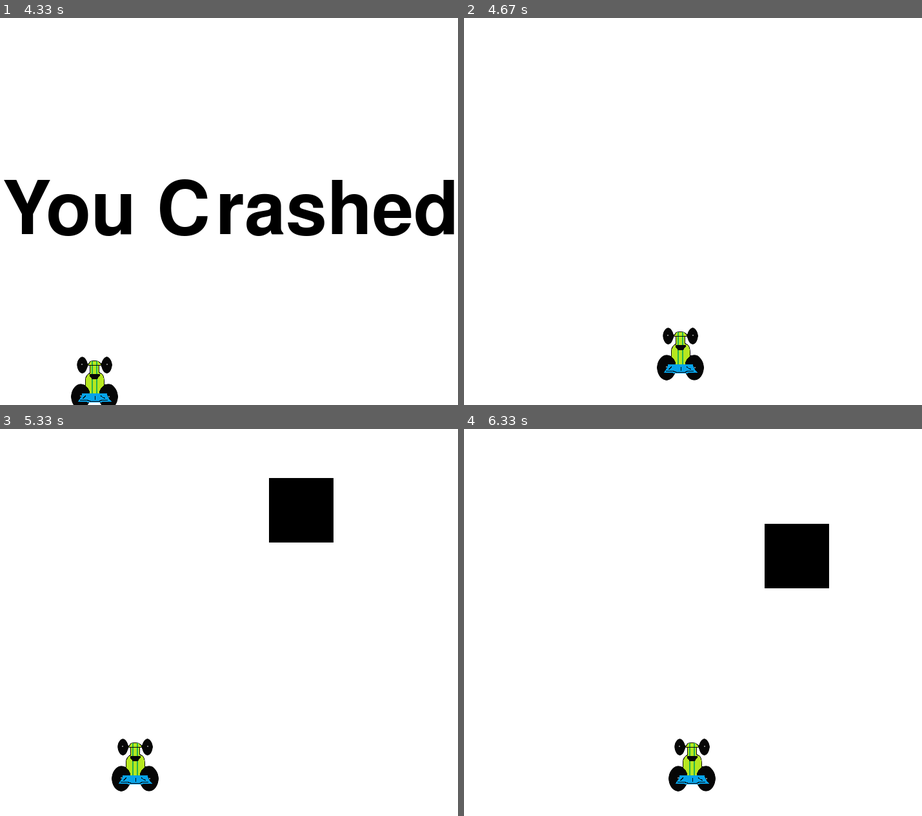
Above: before the commit, frames 1-4 (two rows, left to right).
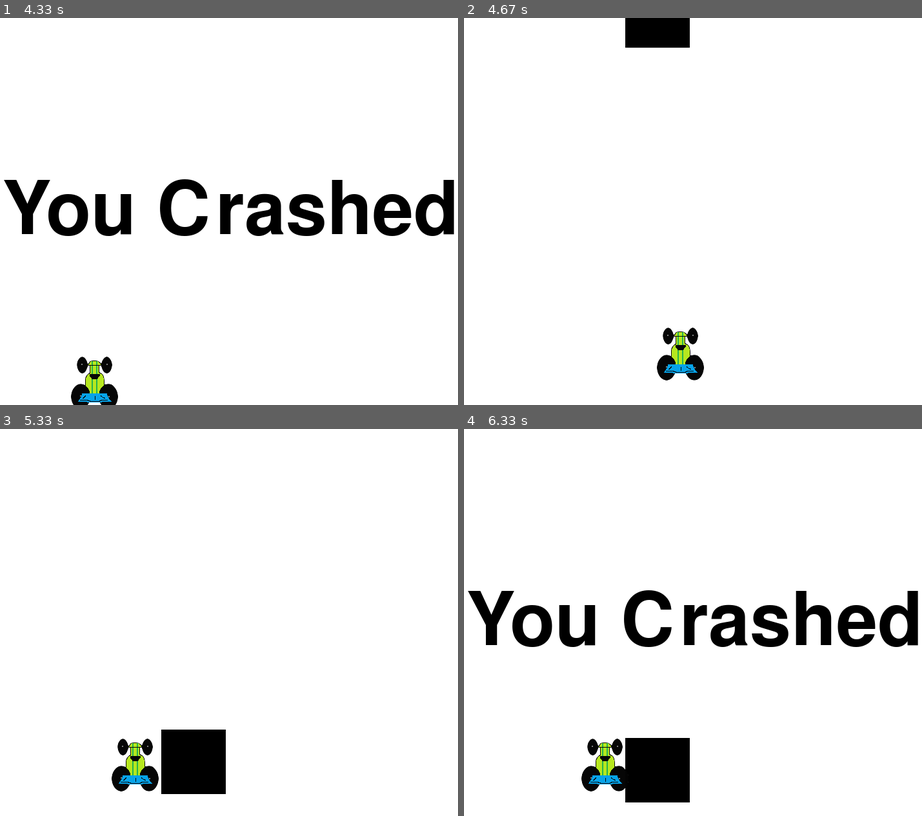
Above: after the commit, the same moments.

Repository: Clarkopus/pygame_test
Game: pygame game, started from pygame_test.py
Same seed, same stepped clock (60 frames per second), same inputs: the game is played once before the commit and once after it.
Inputs:
- Up to frame 1 (4.33 s): hold Left 1.83-2.37 s; hold Down 2.4-2.7 s
- Up to frame 2 (4.67 s): hold Left from 4.63 s (still down)
- Up to frame 3 (5.33 s): release Left at 5.1 s; hold Right from 5.13 s (still down)
- Up to frame 4 (6.33 s): release Right at 5.6 s

Frame 1 is identical in both runs. In frame 2, 1.1% of the frame differs, in the area x 35-50%, y 0-8%; in frame 3, 4.7%; in frame 4, 12%, in the area x 0-100%, y 24-97%.

Commit message:
added new version

Diff:
--- /dev/null
+++ b/entity.py
@@ -0,0 +1,33 @@
+import pygame
+import random
+
+
+class thing:
+
+	def __init__(self,thingx, thingy, thingw, thingh, thing_speed, color):
+		self.thingx = thingx
+		self.thingy = thingy
+		self.thing_speed = thing_speed
+		self.thingw = thingw
+		self.thingh = thingh
+		self.color = color
+
+
+	def draw_thing_rec(self,gameDisplay):
+		pygame.draw.rect(gameDisplay, (0,0,0), [self.thingx, self.thingy, self.thingw, self.thingh])
+
+	def respawn_check(self,x,y,display_height,display_width):
+		if y > display_height:
+			y = 0 - self.thingh
+			x = random.randrange(0,display_width)
+			print ("object respawned")
+
+	def check_colision(self,x,y, car_width):
+		did_crash = False
+		if y < self.thingy + self.thingh:
+			print("y crossover occurred")
+			if x >self.thingx and x <self.thingx + self.thingw or x+car_width > self.thingx and x + car_width < self.thingx+self.thingw:
+				print("x crossover occurred")
+				print("player crashed into object")
+				did_crash = True
+				return did_crash
--- a/pygame_test.py
+++ b/pygame_test.py
@@ -10,6 +10,7 @@
 import pygame
 import time
 import random
+import entity
 
 pygame.init()
 
@@ -25,17 +26,13 @@
 white = (255,255,255)
 #create a pygame clock to keep track of time
 clock = pygame.time.Clock()
-#used to see if the game is crashed
 
 #set carImg to have the location of the race car image
 carImg = pygame.image.load('racecar.png')
 car_width = 73
 car_height = 82
-
-def things(thingx, thingy, thingw, thingh, color):
-    pygame.draw.rect(gameDisplay, color, [thingx, thingy, thingw, thingh])
-
 #used to place where the car is going to be
+obstical = entity.thing(random.randrange(0,display_width),-600,100,100,13, (0,0,0))
 def car(x,y):
     gameDisplay.blit(carImg, (x,y))
 
@@ -63,7 +60,6 @@
     message_display('You Crashed')
     game_loop()
 
-
 def game_loop():
 
 	gameExit = False
@@ -72,13 +68,6 @@
 	#used to change where the car is on the x axis. It's used inside the game loop as an updater.
 	x_change = 0
 	y_change = 0
-	#Used to init the objects
-	thing_startx = random.randrange(0, display_width)
-	thing_starty = -600
-	thing_speed = 13
-	#set the object height and width
-	thing_width = 100
-	thing_height = 100
 
 	while not gameExit:
 		for event in pygame.event.get():
@@ -117,8 +106,10 @@
 
 		#Set the object vairables with the ones used above (line 67 - 72)
 		gameDisplay.fill(white)
-		things(thing_startx, thing_starty, thing_width, thing_height, black)
-		thing_starty += thing_speed
+
+		obstical.draw_thing_rec(gameDisplay)
+		obstical.thingy += obstical.thing_speed
+		obstical.respawn_check(obstical.thingx, obstical.thingy,display_height, display_width)
 		car(x,y)
 
 
@@ -129,20 +120,9 @@
 			crash()
 
 
-		#When the object moves off the screen move it to a new position
-		if thing_starty > display_height:
-			thing_starty = 0 - thing_height
-			thing_startx = random.randrange(0,display_width)
-			print ("object respawned")
 		#see if the y axis of the player object and the y axis of the obstical object cross over
-		if y < thing_starty + thing_height:
-			print("y crossover occurred")
-
-			#if it does then check to see if the x axis of both objects cross over
-			if x > thing_startx and x < thing_startx + thing_width or x+car_width > thing_startx and x + car_width < thing_startx+thing_width:
-				print("x crossover occurred")
-				print("player crashed into object")
-				crash()
+		if obstical.check_colision(x,y,car_width) == True:
+			crash()
 
 		pygame.display.update()
 		clock.tick(60)
